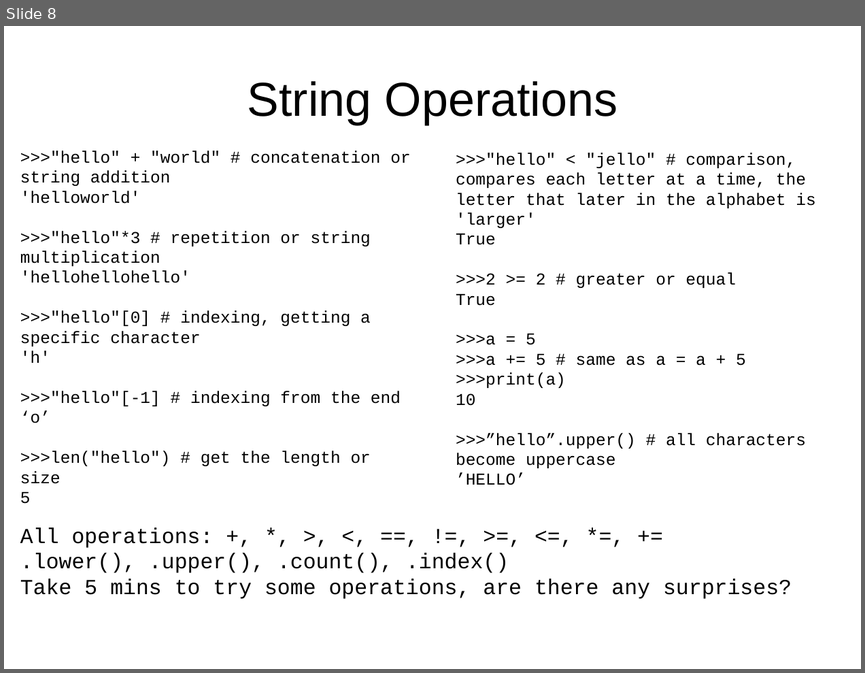
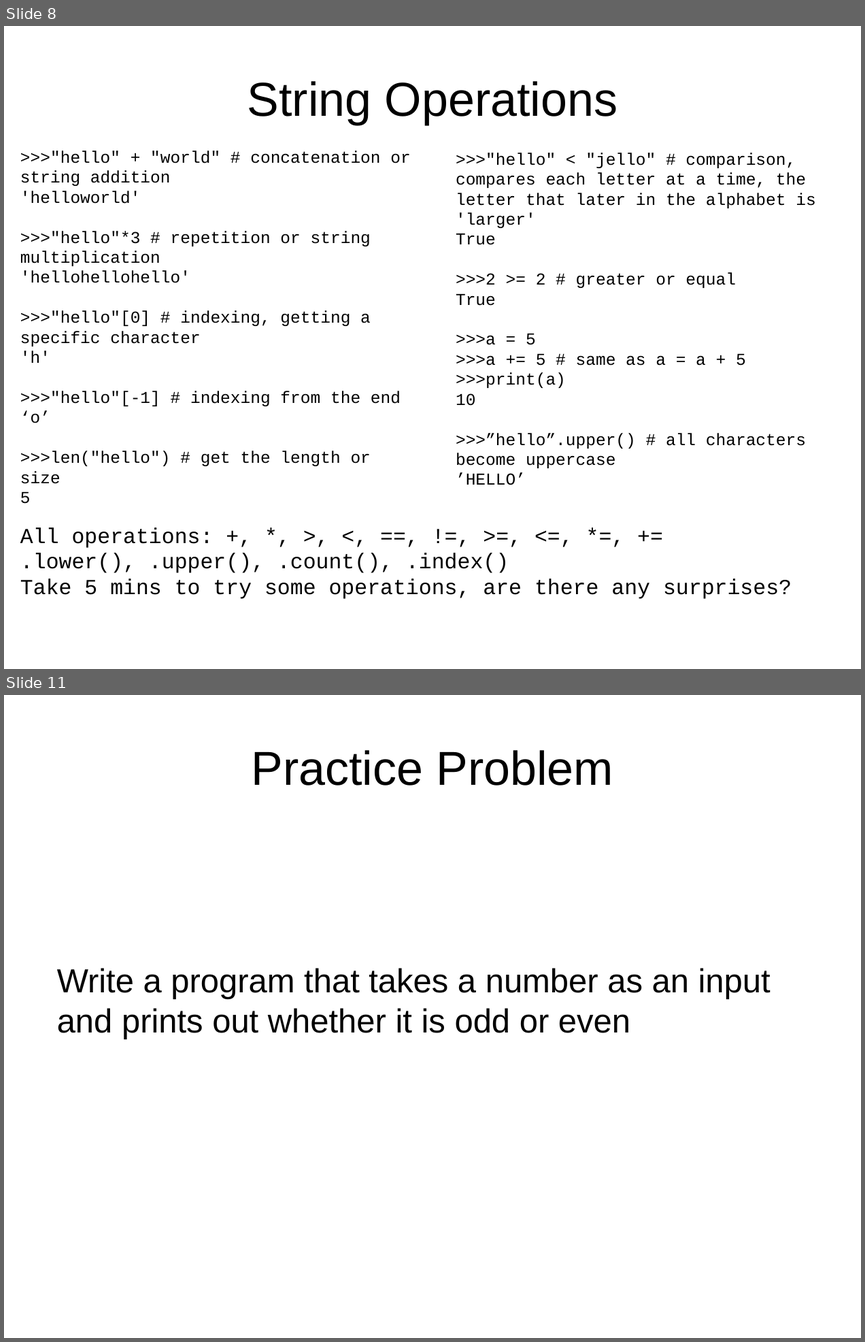
Before and after one commit to jyesselm/Chem991E, a slide deck: 01_introduction_to_python/slides.pptx. Shown one above the other, each under a label of ours: slide 8 before the commit, slides 8 and 11 after it; the slides between them are not shown. The pictures are 865x673 and 865x1342 pixels, drawn with LibreOffice and Linux fonts; fonts in the diff are those of the drawing. Boxes give left, top, right and bottom in pixels: in the first picture for what was removed or moved away, otherwise in the second. Text is boxed around its words. In the diff, an @@ line names an element or a change of style, - is before the commit and + after.

```diff
--- a/01_introduction_to_python/slides.pptx
+++ b/01_introduction_to_python/slides.pptx
@@ slide 11 added at box(4, 695, 861, 1338), background #FFFFFF @@
@@ title added at box(252, 750, 613, 785), 40 pt, text #000000 @@
+Practice Problem
@@ text added at box(57, 968, 770, 1039), 28 pt, text #000000 @@
+Write a program that takes a number as an input and prints out whether it is odd or even
```
Also in this commit, not shown: 2 other slides added, 1 slide removed, 1 other file.
